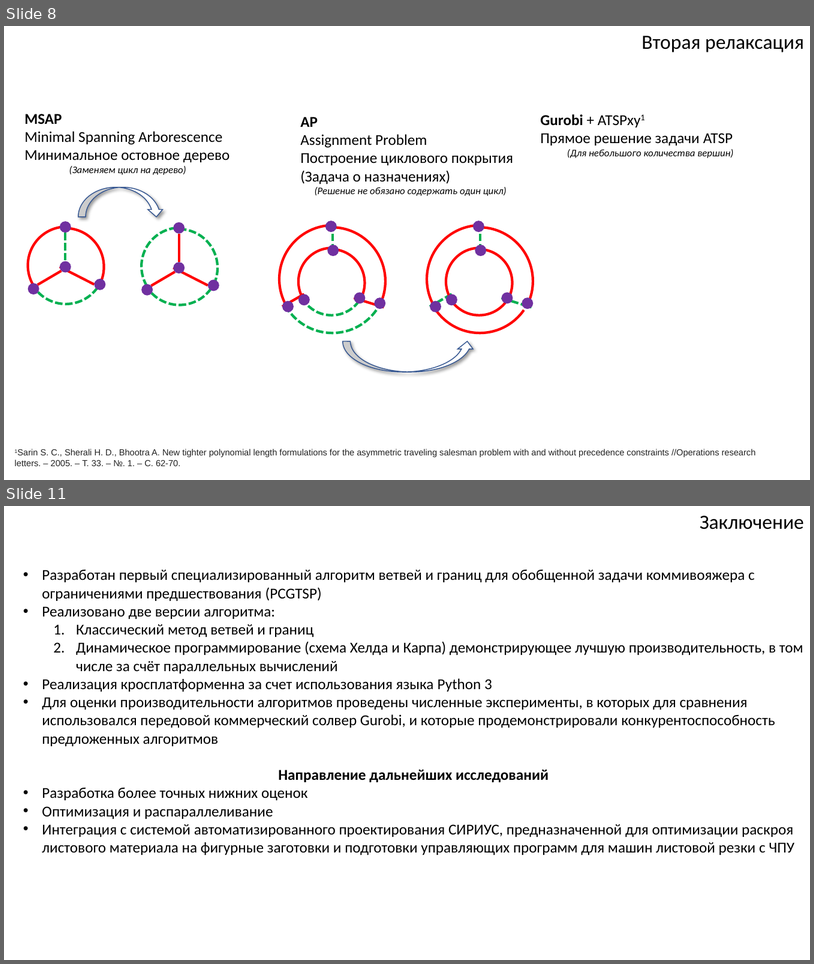
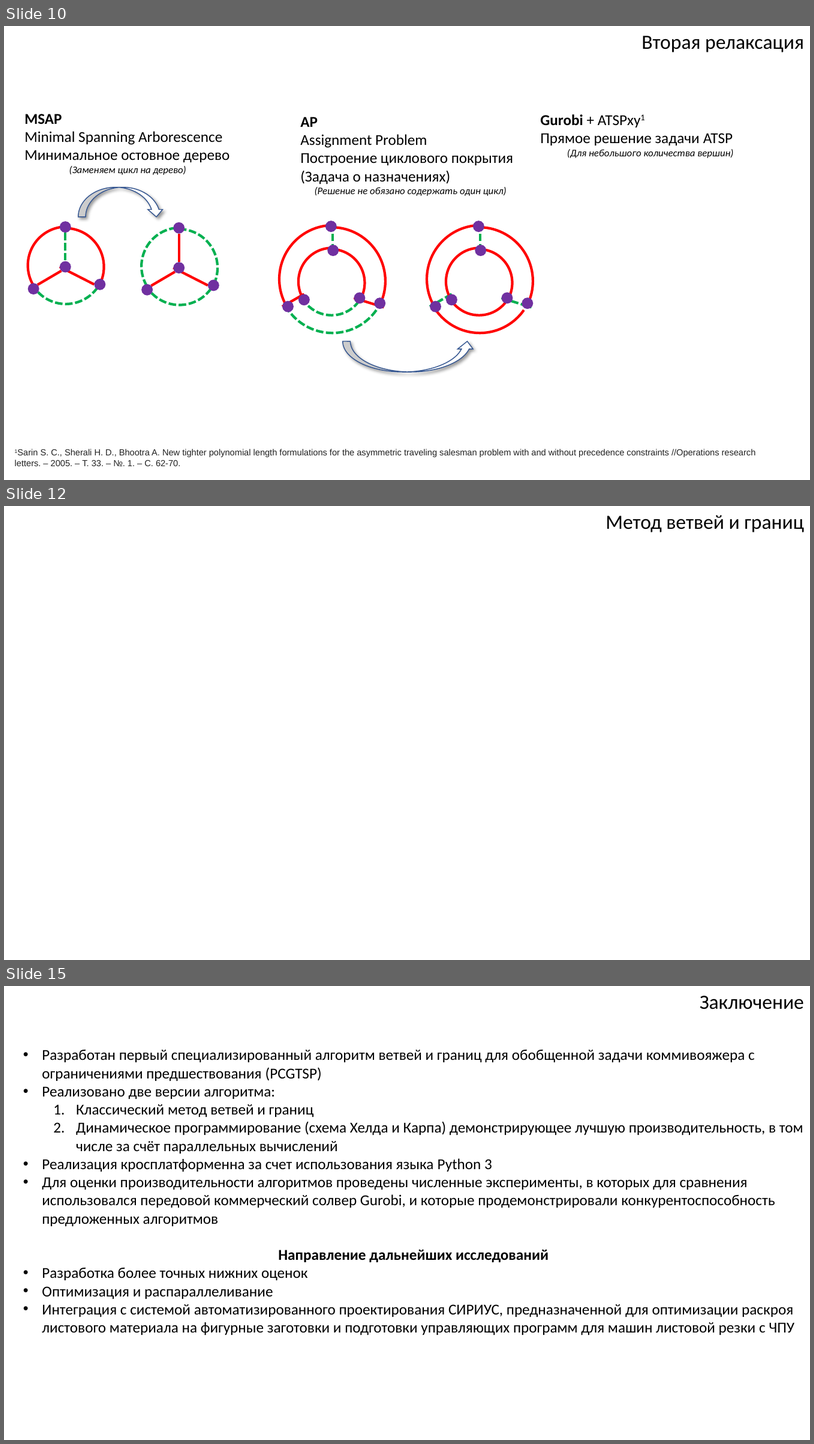
Before and after one commit to ukoloff/these, a slide deck: article/pcgtsp.pptx. Shown one above the other, each under a label of ours: slides 8 and 11 before the commit, slides 10, 12 and 15 after it; the slides between them are not shown. The pictures are 814x964 and 814x1444 pixels, drawn with LibreOffice and Linux fonts; fonts in the diff are those of the drawing. Boxes give left, top, right and bottom in pixels: in the first picture for what was removed or moved away, otherwise in the second. Text is boxed around its words. In the diff, an @@ line names an element or a change of style, - is before the commit and + after.

```diff
--- a/article/pcgtsp.pptx
+++ b/article/pcgtsp.pptx
@@ slide 12 added at (x1=4, y1=506, x2=810, y2=960), background #FFFFFF @@
@@ text added at (x1=606, y1=515, x2=804, y2=532), 24 pt, text #000000 @@
+Метод ветвей и границ
@@ what was slide 8 is now slide 10 @@
@@ what was slide 11 is now slide 15 @@
```
Also in this commit, not shown: 1 slide changed, 3 other slides added.
